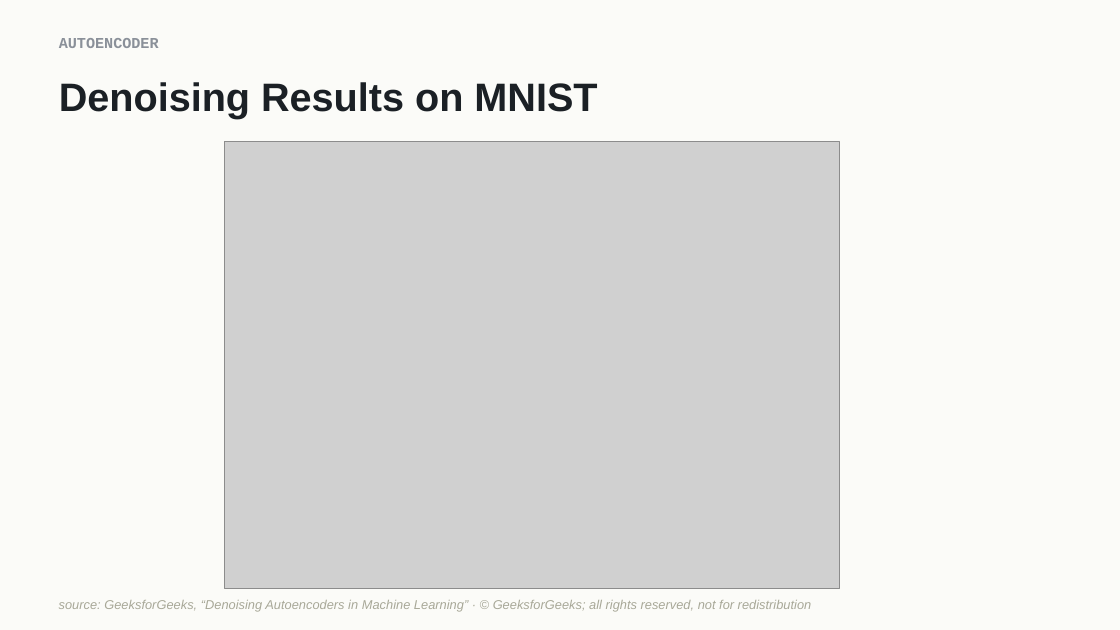
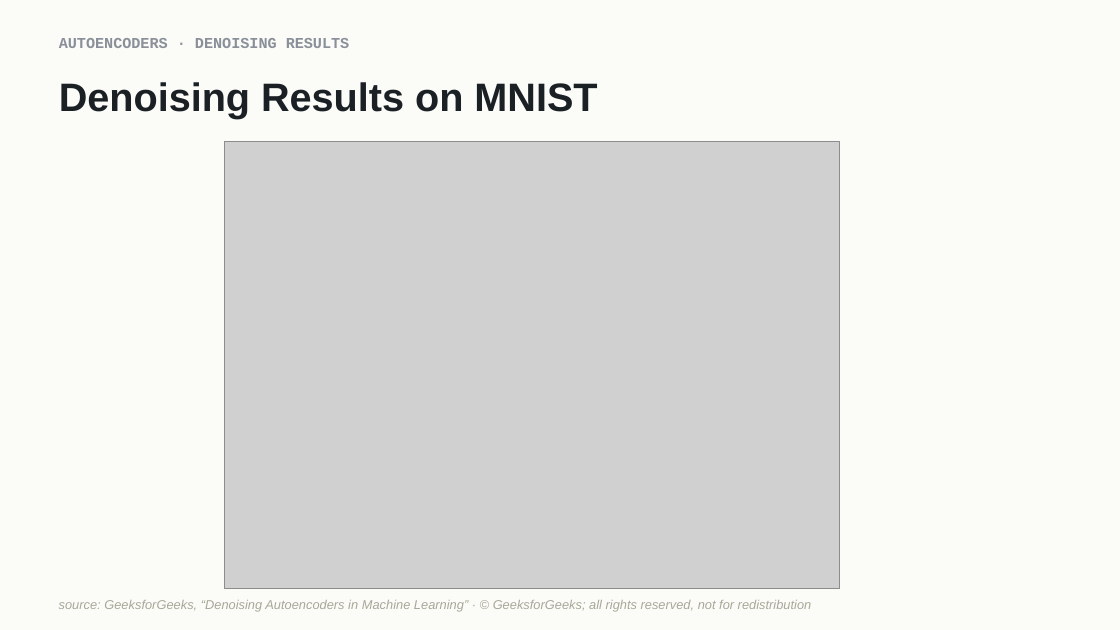
Before and after one commit to indigobio/msacl_dl_course, a slide deck: slide 6 of slides/pptx/lecture11_unsupervised.pptx. Drawn at 1120x630 pixels with LibreOffice and Linux fonts; fonts in the diff are those of the drawing; grey boxes stand for pictures. Boxes give left, top, right and bottom in pixels: in the first picture for what was removed or moved away, otherwise in the second. Text is boxed around its words. In the diff, an @@ line names an element or a change of style, - is before the commit and + after.

```diff
--- a/slides/pptx/lecture11_unsupervised.pptx
+++ b/slides/pptx/lecture11_unsupervised.pptx
@@ text at [59, 38, 350, 48]: text changed @@
-AUTOENCODER
+AUTOENCODERS · DENOISING RESULTS
```
Also in this commit, not shown: 5 other slides changed, 15 other files.
